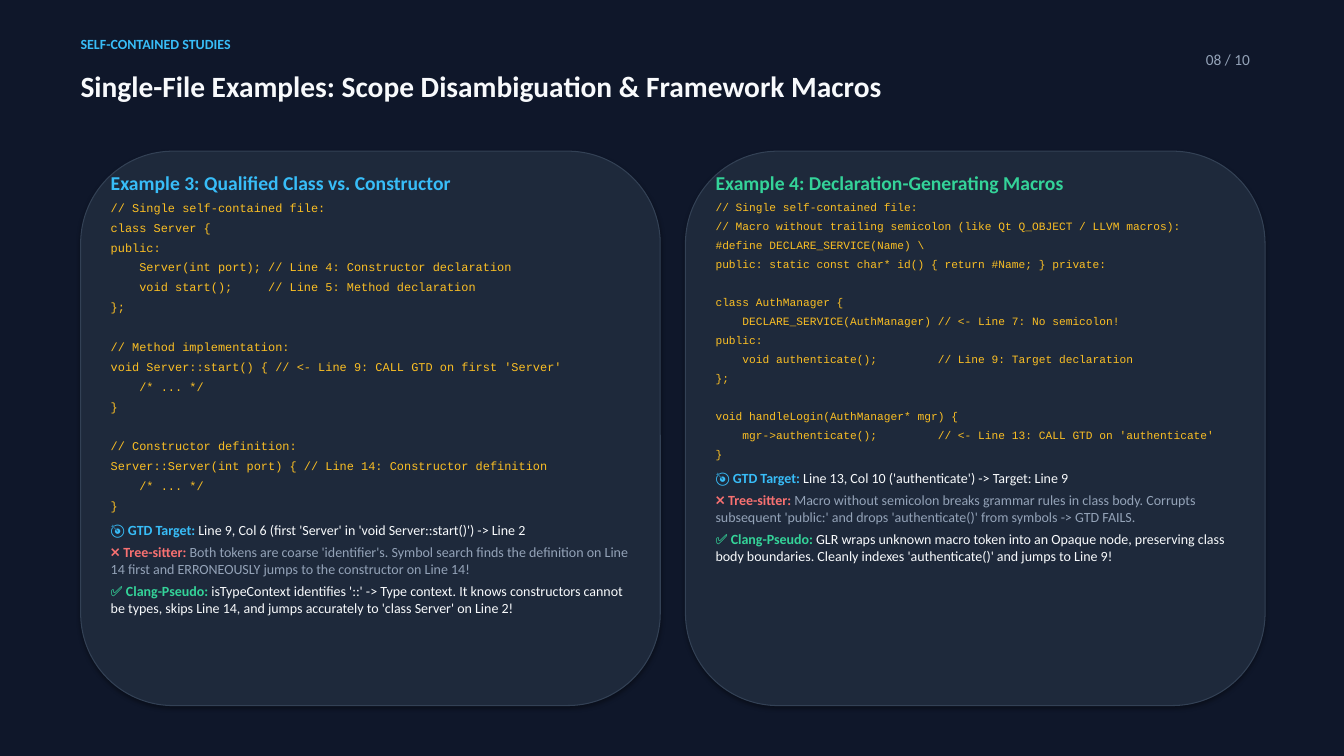
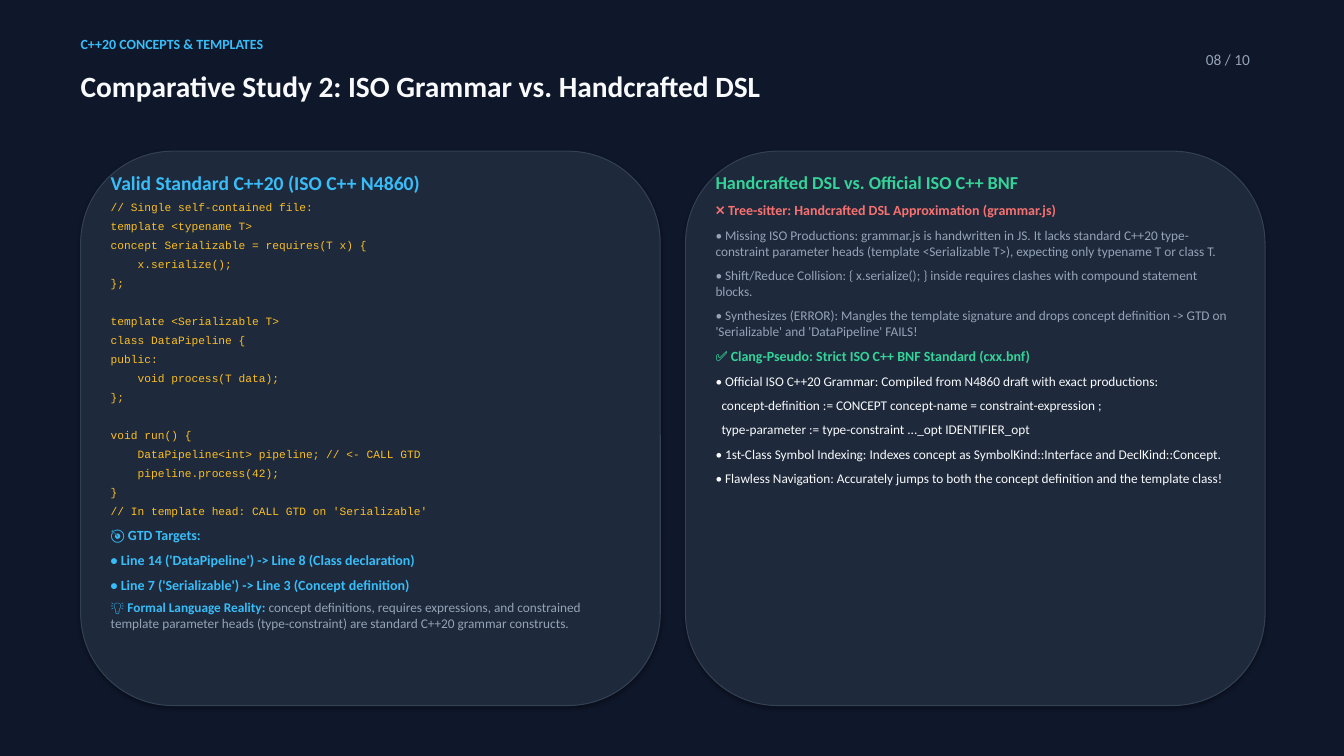
Before and after one commit to ArcsinX/llvm-project, a slide deck: slide 8 of clang-tools-extra/clangd/presentation_clangd_pseudoparser.pptx. Drawn at 1344x756 pixels with LibreOffice and Linux fonts; fonts in the diff are those of the drawing. Boxes give left, top, right and bottom in pixels: in the first picture for what was removed or moved away, otherwise in the second. Text is boxed around its words. In the diff, an @@ line names an element or a change of style, - is before the commit and + after.

```diff
--- a/clang-tools-extra/clangd/presentation_clangd_pseudoparser.pptx
+++ b/clang-tools-extra/clangd/presentation_clangd_pseudoparser.pptx
@@ text at [81, 40, 263, 49]: text changed @@
-SELF-CONTAINED STUDIES
+C++20 CONCEPTS & TEMPLATES
@@ text at [81, 76, 760, 102]: text changed @@
-Single-File Examples: Scope Disambiguation & Framework Macros
+Comparative Study 2: ISO Grammar vs. Handcrafted DSL
@@ text at [111, 175, 580, 630]: text changed; size 10 to 8 pt @@
-Example 3: Qualified Class vs. Constructor
-// Single self-contained file:
-class Server {
-public:
-Server(int port); // Line 4: Constructor declaration
-void start(); // Line 5: Method declaration
-};
-// Method implementation:
-void Server::start() { // <- Line 9: CALL GTD on first 'Server'
-/* ... */
-}
-// Constructor definition:
-Server::Server(int port) { // Line 14: Constructor definition
-/* ... */
-}
-🎯 GTD Target: Line 9, Col 6 (first 'Server' in 'void Server::start()') -> Line 2
-❌ Tree-sitter: Both tokens are coarse 'identifier's. Symbol search finds the definition on Line 14 first and ERRONEOUSLY jumps to the constructor on Line 14!
-✅ Clang-Pseudo: isTypeContext identifies '::' -> Type context. It knows constructors cannot be types, skips Line 14, and jumps accurately to 'class Server' on Line 2!
+Valid Standard C++20 (ISO C++ N4860)
+// Single self-contained file:
+template <typename T>
+concept Serializable = requires(T x) {
+x.serialize();
+};
+template <Serializable T>
+class DataPipeline {
+public:
+void process(T data);
+};
+void run() {
+DataPipeline<int> pipeline; // <- CALL GTD
+pipeline.process(42);
+}
+// In template head: CALL GTD on 'Serializable'
+🎯 GTD Targets:
+• Line 14 ('DataPipeline') -> Line 8 (Class declaration)
+• Line 7 ('Serializable') -> Line 3 (Concept definition)
+💡 Formal Language Reality: concept definitions, requires expressions, and constrained template parameter heads (type-constraint) are standard C++20 grammar constructs.
@@ text at [716, 176, 1227, 486]: text changed; size 8 to 9.5 pt; font Courier New to Calibri; text colour #FBBF24 to #94A3B8 @@
-Example 4: Declaration-Generating Macros
-// Single self-contained file:
-// Macro without trailing semicolon (like Qt Q_OBJECT / LLVM macros):
-#define DECLARE_SERVICE(Name) \
-public: static const char* id() { return #Name; } private:
-class AuthManager {
-DECLARE_SERVICE(AuthManager) // <- Line 7: No semicolon!
-public:
-void authenticate(); // Line 9: Target declaration
-};
-void handleLogin(AuthManager* mgr) {
-mgr->authenticate(); // <- Line 13: CALL GTD on 'authenticate'
-}
-🎯 GTD Target: Line 13, Col 10 ('authenticate') -> Target: Line 9
-❌ Tree-sitter: Macro without semicolon breaks grammar rules in class body. Corrupts subsequent 'public:' and drops 'authenticate()' from symbols -> GTD FAILS.
-✅ Clang-Pseudo: GLR wraps unknown macro token into an Opaque node, preserving class body boundaries. Cleanly indexes 'authenticate()' and jumps to Line 9!
+Handcrafted DSL vs. Official ISO C++ BNF
+❌ Tree-sitter: Handcrafted DSL Approximation (grammar.js)
+• Missing ISO Productions: grammar.js is handwritten in JS. It lacks standard C++20 type-constraint parameter heads (template <Serializable T>), expecting only typename T or class T.
+• Shift/Reduce Collision: { x.serialize(); } inside requires clashes with compound statement blocks.
+• Synthesizes (ERROR): Mangles the template signature and drops concept definition -> GTD on 'Serializable' and 'DataPipeline' FAILS!
+✅ Clang-Pseudo: Strict ISO C++ BNF Standard (cxx.bnf)
+• Official ISO C++20 Grammar: Compiled from N4860 draft with exact productions:
+concept-definition := CONCEPT concept-name = constraint-expression ;
+type-parameter := type-constraint ..._opt IDENTIFIER_opt
+• 1st-Class Symbol Indexing: Indexes concept as SymbolKind::Interface and DeclKind::Concept.
+• Flawless Navigation: Accurately jumps to both the concept definition and the template class!
```
Also in this commit, not shown: 1 other slide changed, 5 other files.
